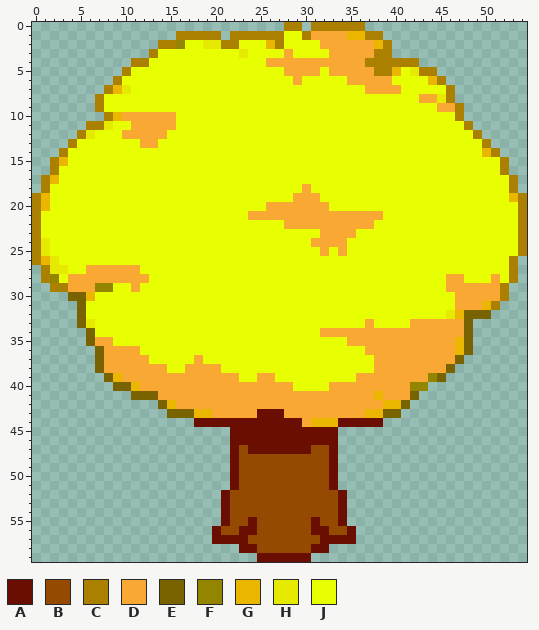
Edited in one commit: pixel-art sprite (assets/sprites/props/tree_yellow.png). The picture above was drawn from the file before the commit.
The file is 110x120 pixels, drawn in blocks of 2x2; one block is one cell here. Colours within 5 levels of each other are drawn and written as one.
Palette (. is transparent): A #690e01  B #944a00  C #ab7f00  D #f9a933  E #796200  F #948500  G #eab600  H #e5ea00  J #e7ff00
Pixels before, first column x 0:
 0 ............................CC.CCCCCC..................
 1 ................CCCCC.CCCCCCJJCDDDDGGCC................
 2 ..............CCFJJHHCCJJJGCJJJJDDDDDDGC...............
 3 .............CJJJJJJJJJHJJJJDJJJJDDDDDCC...............
 4 ...........CCJJJJJJJJJJJJJDDDDDDDDDDDCCCCCC............
 5 ..........CJJJJJJJJJJJJJJJJJDDDDJDDDDDCCGJHCC..........
 6 .........CJJJJJJJJJJJJJJJJJJJDJJJJJDDDDDJJJJGC.........
 7 ........CGHJJJJJJJJJJJJJJJJJJJJJJJJJJDDDDJJJJJC........
 8 .......CJJJJJJJJJJJJJJJJJJJJJJJJJJJJJJJJJJJDDHC........
 9 .......CJJJJJJJJJJJJJJJJJJJJJJJJJJJJJJJJJJJJJDDC.......
10 ........CGDDDDDDJJJJJJJJJJJJJJJJJJJJJJJJJJJJJJJC.......
11 ......CCHJJDDDDDJJJJJJJJJJJJJJJJJJJJJJJJJJJJJJJJC......
12 .....CHJJJDDDDDJJJJJJJJJJJJJJJJJJJJJJJJJJJJJJJJJJC.....
13 ....CJJJJJJJDDJJJJJJJJJJJJJJJJJJJJJJJJJJJJJJJJJJJJC....
14 ...CJJJJJJJJJJJJJJJJJJJJJJJJJJJJJJJJJJJJJJJJJJJJJJGC...
15 ..CGJJJJJJJJJJJJJJJJJJJJJJJJJJJJJJJJJJJJJJJJJJJJJJJJC..
16 ..CJJJJJJJJJJJJJJJJJJJJJJJJJJJJJJJJJJJJJJJJJJJJJJJJJC..
17 .CGJJJJJJJJJJJJJJJJJJJJJJJJJJJJJJJJJJJJJJJJJJJJJJJJJJC.
18 .CJJJJJJJJJJJJJJJJJJJJJJJJJJJJDJJJJJJJJJJJJJJJJJJJJJJC.
19 CGJJJJJJJJJJJJJJJJJJJJJJJJJJJDDDJJJJJJJJJJJJJJJJJJJJJGC
20 CGJJJJJJJJJJJJJJJJJJJJJJJJDDDDDDDJJJJJJJJJJJJJJJJJJJJJC
21 CJJJJJJJJJJJJJJJJJJJJJJJDDDDDDDDDDDDDDDJJJJJJJJJJJJJJJC
22 CJJJJJJJJJJJJJJJJJJJJJJJJJJJDDDDDDDDDDJJJJJJJJJJJJJJJJC
23 CJJJJJJJJJJJJJJJJJJJJJJJJJJJJJJJDDDDJJJJJJJJJJJJJJJJJJC
24 CHJJJJJJJJJJJJJJJJJJJJJJJJJJJJJDDDDJJJJJJJJJJJJJJJJJJJC
25 CHJJJJJJJJJJJJJJJJJJJJJJJJJJJJJJDJDJJJJJJJJJJJJJJJJJJJC
26 CGHJJJJJJJJJJJJJJJJJJJJJJJJJJJJJJJJJJJJJJJJJJJJJJJJJJC.
27 .CHHJJDDDDDDJJJJJJJJJJJJJJJJJJJJJJJJJJJJJJJJJJJJJJJJJC.
28 .CFJDDDDDDDDDJJJJJJJJJJJJJJJJJJJJJJJJJJJJJJJJJDDJJJDJC.
29 ..CCDDDFFJJDJJJJJJJJJJJJJJJJJJJJJJJJJJJJJJJJJJDDDDDDC..
30 ....EEGJJJJJJJJJJJJJJJJJJJJJJJJJJJJJJJJJJJJJJJJDDDDDC..
31 .....EJJJJJJJJJJJJJJJJJJJJJJJJJJJJJJJJJJJJJJJJJDDDGC...
32 .....EJJJJJJJJJJJJJJJJJJJJJJJJJJJJJJJJJJJJJJJJHGEEE....
33 .....EHJJJJJJJJJJJJJJJJJJJJJJJJJJJJJJDJJJJDDDDDDE......
34 ......EJJJJJJJJJJJJJJJJJJJJJJJJJDDDDDDDDDDDDDDDDE......
35 ......EDDJJJJJJJJJJJJJJJJJJJJJJJJJJDDDDDDDDDDDDGE......
36 .......EDDDDJJJJJJJJJJJJJJJJJJJJJJJJJDDDDDDDDDDGE......
37 .......EDDDDDJJJJJDJJJJJJJJJJJJJJJJJJJDDDDDDDDDE.......
38 .......EDDDDDDDJJDDDDJJJJJJJJJJJJJJJJJDDDDDDDDE........
39 ........EGDDDDDDDDDDDDDJJDDJJJJJJJJJDDDDDDDDFE.........
40 .........EEGDDDDDDDDDDDDDDDDDJJJJDDDDDDDDDFF...........
41 ...........EEEDDDDDDDDDDDDDDDDDDDDDDDDGDDDE............
42 ..............EGDDDDDDDDDDDDDDDDDDDDDDDGGE.............
43 ...............EEEGGDDDDDAAADDDDDDDDDGGEE..............
44 ..................AAAAAAAAAAAADGGGAAAAA................
45 ......................AAAAAAAAAAAA.....................
46 ......................AAAAAAAAAAAA.....................
47 ......................ABAAAAAAABBA.....................
48 ......................ABBBBBBBBBBA.....................
49 ......................ABBBBBBBBBBA.....................
50 ......................ABBBBBBBBBBA.....................
51 ......................ABBBBBBBBBBA.....................
52 .....................ABBBBBBBBBBBBA....................
53 .....................ABBBBBBBBBBBBA....................
54 .....................ABBBBBBBBBBBBA....................
55 .....................ABBABBBBBBABBA....................
56 ....................ABBAABBBBBBAABBA...................
57 ....................AAAABBBBBBBBAAAA...................
58 .......................AABBBBBBAA......................
59 .........................AAAAAA........................
The same view after the edit:
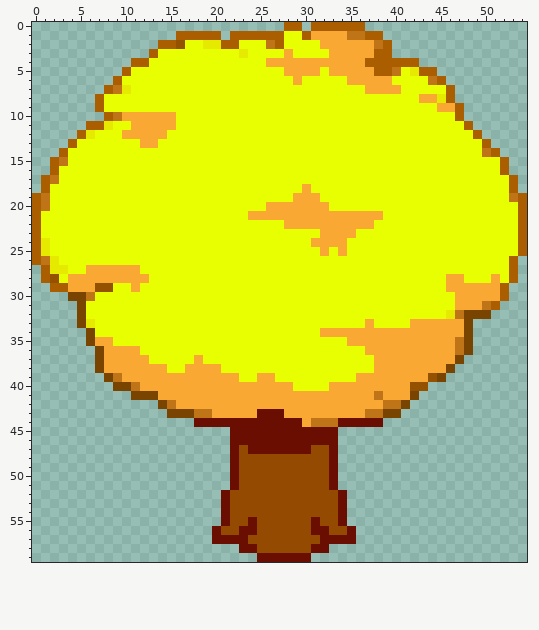
Difference:
colour C: #ab7f00 -> #ab5e00
colour E: #796200 -> #794300
colour F: #948500 -> #945200
colour G: #eab600 -> #c07418
Changed places in both pictures, as pixel boxes (x1, y1, x2, y2):
changed: (32, 22, 527, 427)
